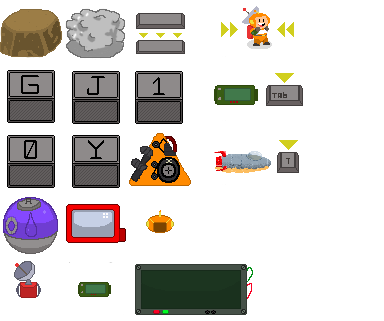
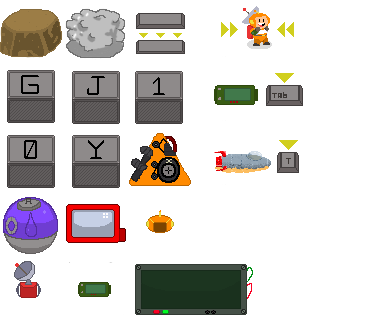
Two versions of the same layered image (384x321). Layer-by-layer changes:
painted on "Balõezinhos" over [7, 70, 291, 188]
